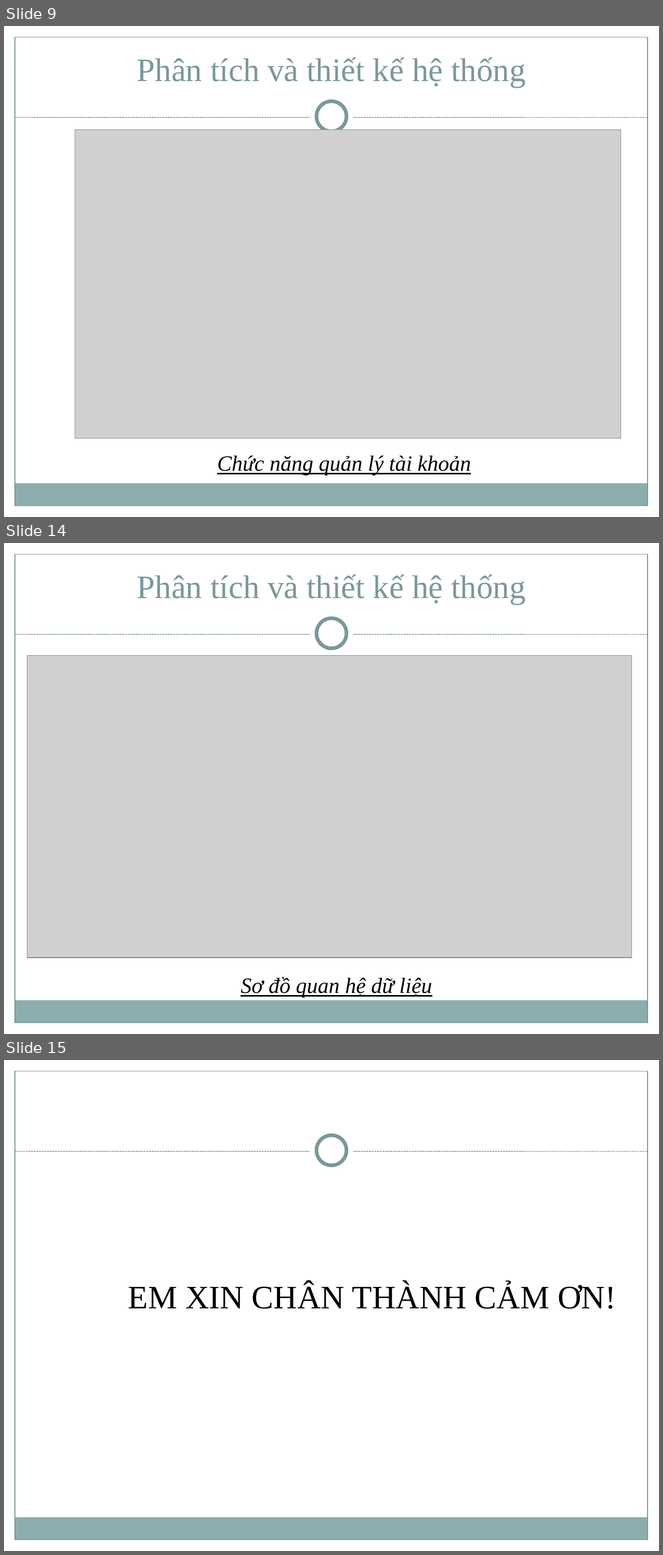
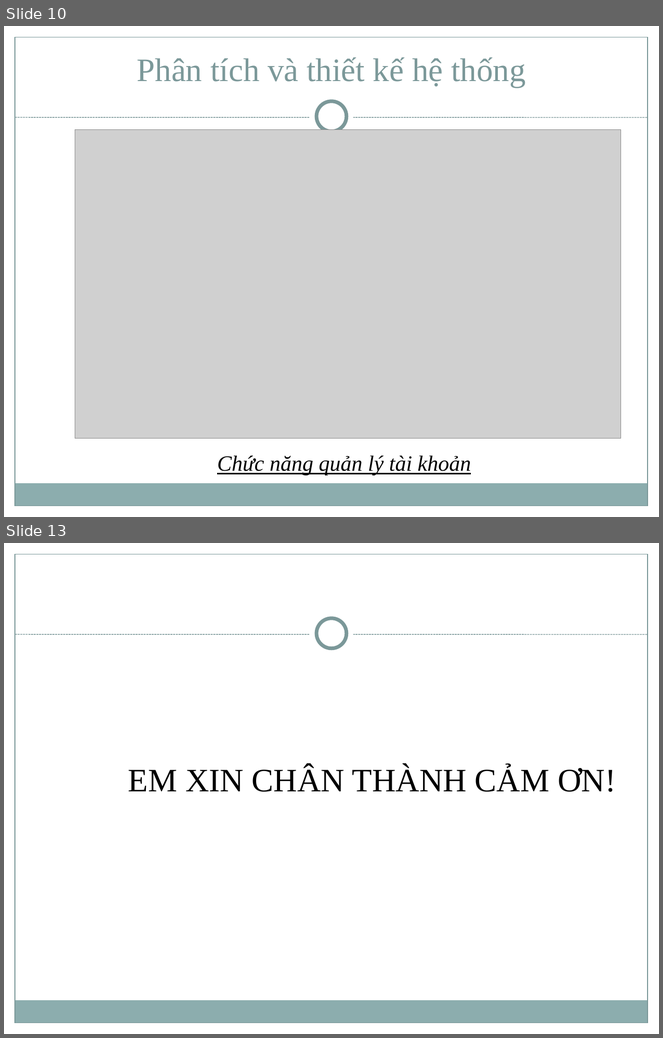
Before and after one commit to trungvdhp/netsharing, a slide deck: documents/Slide.ppt. Shown one above the other, each under a label of ours: slides 9, 14 and 15 before the commit, slides 10 and 13 after it; the slides between them are not shown. The pictures are 663x1555 and 663x1038 pixels, drawn with LibreOffice and Linux fonts; fonts in the diff are those of the drawing; grey boxes stand for pictures. Boxes give left, top, right and bottom in pixels: in the first picture for what was removed or moved away, otherwise in the second. Text is boxed around its words. In the diff, an @@ line names an element or a change of style, - is before the commit and + after.

```diff
--- a/documents/Slide.ppt
+++ b/documents/Slide.ppt
@@ slide 14 removed at (x1=4, y1=543, x2=659, y2=1034), background #FFFFFF; not listed: 8 template elements that a slide beside it also shows @@
@@ text removed at (x1=137, y1=574, x2=526, y2=605) @@
-Phân tích và thiết kế hệ thống
@@ picture removed at (x1=27, y1=656, x2=632, y2=958) @@
@@ text removed at (x1=241, y1=977, x2=432, y2=998) @@
-Sơ đồ quan hệ dữ liệu
@@ what was slide 9 is now slide 10 @@
@@ what was slide 15 is now slide 13 @@
```
Also in this commit, not shown: 7 slides changed, 3 slides added, 4 other slides removed.
